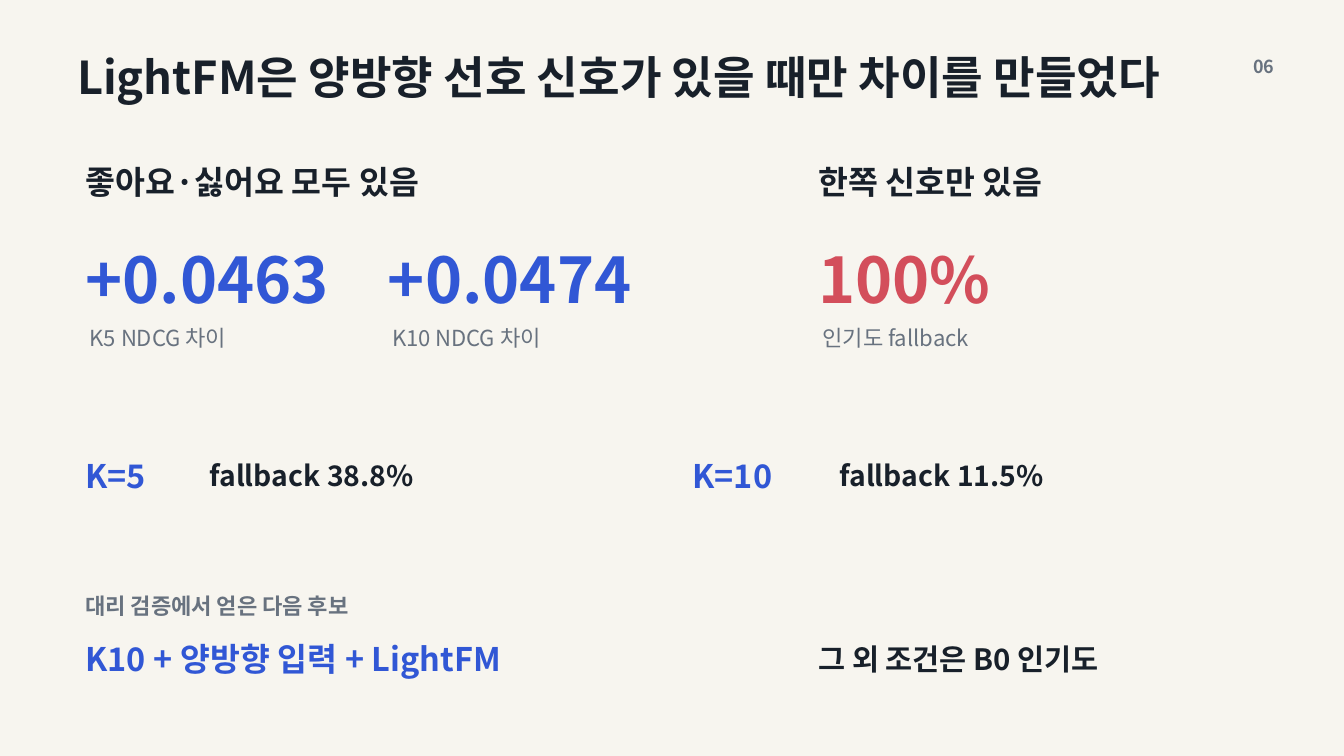
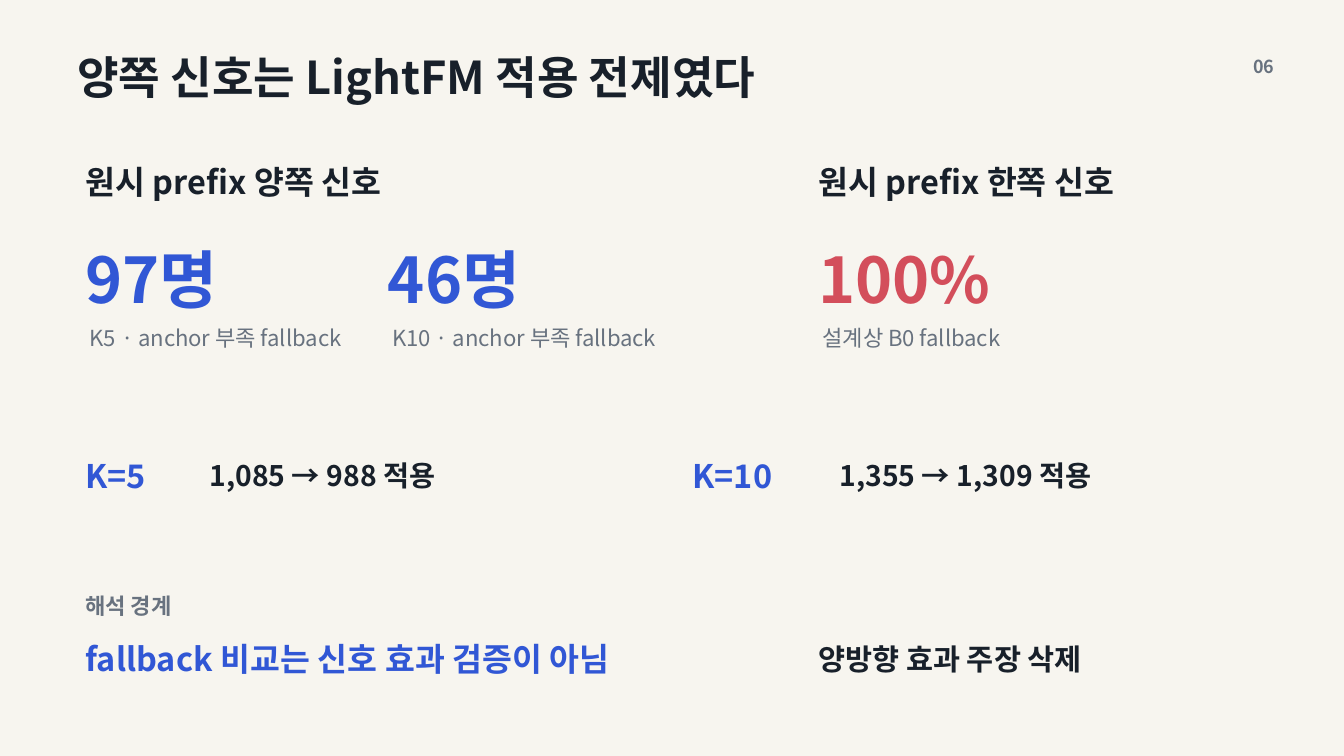
Before and after one commit to itcksgud/FEELM, a slide deck: slide 6 of docs/presentation/FEELM-REC-EV-019C-results.pptx. Drawn at 1344x756 pixels with LibreOffice and Linux fonts; fonts in the diff are those of the drawing. Boxes give left, top, right and bottom in pixels: in the first picture for what was removed or moved away, otherwise in the second. Text is boxed around its words. In the diff, an @@ line names an element or a change of style, - is before the commit and + after.

```diff
--- a/docs/presentation/FEELM-REC-EV-019C-results.pptx
+++ b/docs/presentation/FEELM-REC-EV-019C-results.pptx
@@ text at box(77, 56, 755, 105): text changed @@
-LightFM은 양방향 선호 신호가 있을 때만 차이를 만들었다
+양쪽 신호는 LightFM 적용 전제였다
@@ text at box(85, 166, 381, 201): text changed @@
-좋아요·싫어요 모두 있음
+원시 prefix 양쪽 신호
@@ text at box(818, 166, 1114, 201): text changed @@
-한쪽 신호만 있음
+원시 prefix 한쪽 신호
@@ text at box(85, 250, 217, 309): text changed @@
-+0.0463
+97명
@@ text at box(388, 250, 520, 309): text changed @@
-+0.0474
+46명
@@ text at box(90, 328, 342, 348): text changed @@
-K5 NDCG 차이
+K5 · anchor 부족 fallback
@@ text at box(392, 328, 657, 348): text changed @@
-K10 NDCG 차이
+K10 · anchor 부족 fallback
@@ text at box(823, 328, 1001, 348): text changed @@
-인기도 fallback
+설계상 B0 fallback
@@ text at box(209, 462, 436, 492): text changed @@
-fallback 38.8%
+1,085 → 988 적용
@@ text at box(839, 462, 1092, 492): text changed @@
-fallback 11.5%
+1,355 → 1,309 적용
@@ text at box(86, 595, 172, 616): text changed @@
-대리 검증에서 얻은 다음 후보
+해석 경계
@@ text at box(85, 643, 609, 674): text changed @@
-K10 + 양방향 입력 + LightFM
+fallback 비교는 신호 효과 검증이 아님
@@ text at box(818, 645, 1082, 673): text changed @@
-그 외 조건은 B0 인기도
+양방향 효과 주장 삭제
```
Also in this commit, not shown: 7 other slides changed, 16 other files.
